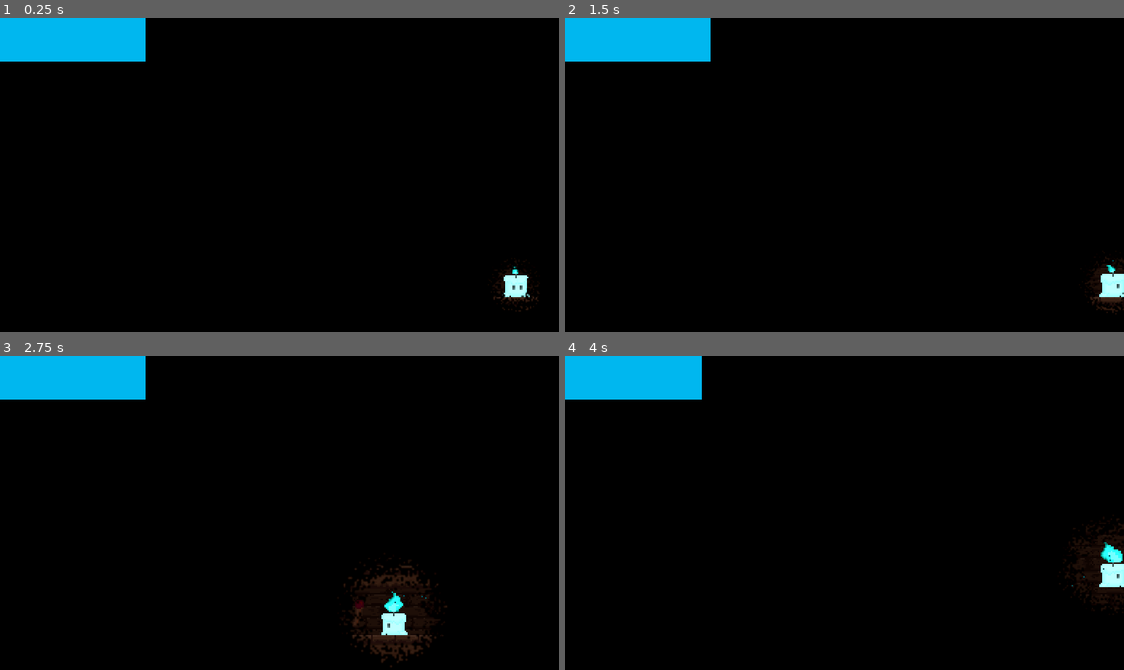
Above: before the commit, frames 1-4 (two rows, left to right).
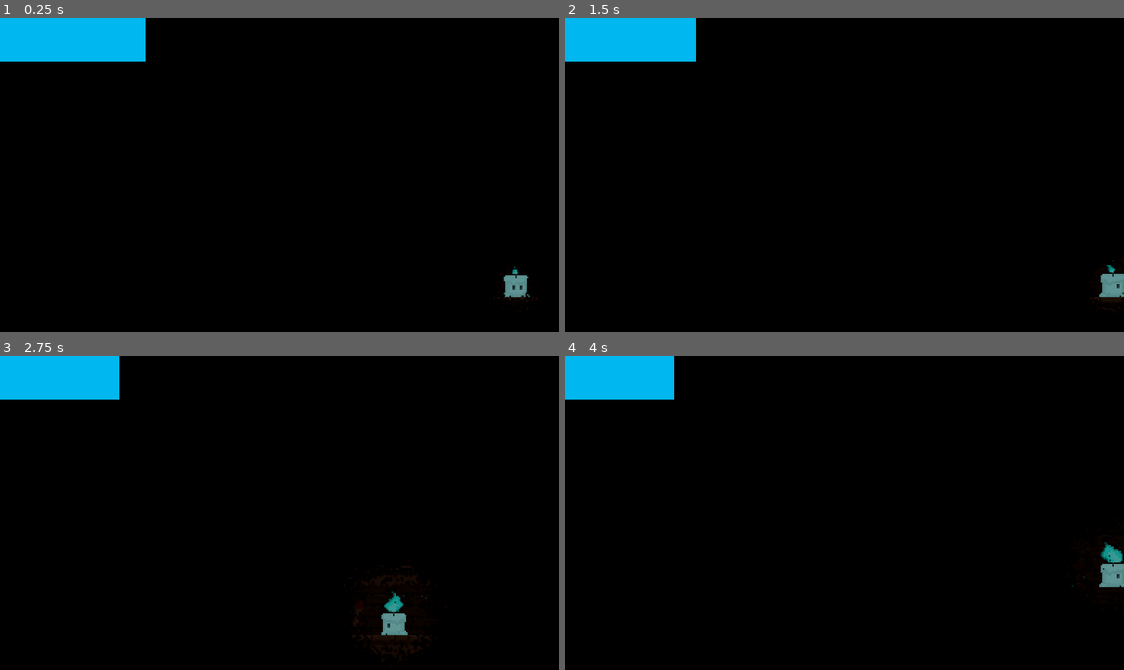
Above: after the commit, the same moments.

Repository: UlricBon/Unseen-Forces
Game: Godot game, scene res://Scene/game.tscn
Two runs of this game, one before a commit and one after it. Both use one fixed random seed, a clock stepped at 60 frames per second and the inputs below.
Inputs:
- Up to frame 1 (0.25 s): no input
- Up to frame 2 (1.5 s): hold Space (Interact) 0.53-1.28 s; hold D (Right) from 0.53 s (still down); tap W (Jump) at 0.77 s; tap Space (Interact) at 1.35 s
- Up to frame 3 (2.75 s): tap W (Jump) at 1.52 s; release D (Right) at 2.03 s; hold A (Left) from 2.03 s (still down); hold Space (Interact) from 2.03 s (still down)
- Up to frame 4 (4 s): release A (Left) at 2.78 s; release Space (Interact) at 2.78 s; hold D (Right) from 2.78 s (still down); tap Space (Interact) at 2.85 s; tap W (Jump) at 3.02, 3.77 s; hold Space (Interact) from 3.53 s (still down)

The runs differ from the first frame. In frame 1, 0.3% of the frame differs, in the area x 88-97%, y 79-93%; in frame 2, 0.8%; in frame 3, 1.6%, in the area x 21-80%, y 0-99%; in frame 4, 1.2%.
Error after the commit: Invalid access to property or key 'time_left' on a base object of type 'null instance'. (res://Scripts/player.gd:127)

Commit message:
q

Diff:
--- a/Scene/game.tscn
+++ b/Scene/game.tscn
@@ -1590,8 +1590,9 @@
 [node name="Spike" parent="." instance=ExtResource("9_sw435")]
 position = Vector2(-58, -126)
 
-[node name="FuelBar" type="CanvasLayer" parent="."]
+[node name="FuelBar" type="CanvasLayer" parent="." node_paths=PackedStringArray("player")]
 script = ExtResource("10_v55l1")
+player = NodePath("../Player")
 
 [node name="TextureProgressBar" type="TextureProgressBar" parent="FuelBar"]
 offset_right = 40.0
--- a/Scene/light/Light.tscn
+++ b/Scene/light/Light.tscn
@@ -4,7 +4,7 @@
 [ext_resource type="Script" path="res://Scene/light/Light.gd" id="2_h8eeb"]
 
 [node name="Light" type="PointLight2D"]
-energy = 0.4
+energy = 0.2
 blend_mode = 2
 texture = ExtResource("1_4ibxw")
 texture_scale = 0.2
--- a/Scene/player.tscn
+++ b/Scene/player.tscn
@@ -1,10 +1,9 @@
-[gd_scene load_steps=46 format=3 uid="uid://cnrcsph655rdh"]
+[gd_scene load_steps=45 format=3 uid="uid://cnrcsph655rdh"]
 
 [ext_resource type="Script" path="res://Scripts/player.gd" id="1_gw1od"]
 [ext_resource type="Texture2D" uid="uid://1lpg5e5fuq11" path="res://assets/sprites/tallow_ss.png" id="2_g1o0y"]
 [ext_resource type="PackedScene" uid="uid://cgbq2lkg4x8s7" path="res://Scene/light/Light.tscn" id="3_y8ec2"]
 [ext_resource type="Texture2D" uid="uid://cc82xvbdmgnco" path="res://assets/sprites/tallow_dead.png" id="4_m8m8g"]
-[ext_resource type="AudioStream" uid="uid://bib7qugxfd077" path="res://assets/sfx/wood_footstep.wav" id="5_236yo"]
 
 [sub_resource type="AtlasTexture" id="AtlasTexture_a64uq"]
 atlas = ExtResource("2_g1o0y")
@@ -377,14 +376,6 @@
 angular_velocity_max = 10.0
 angular_velocity_curve = SubResource("Curve_8mqkm")
 
-[node name="FootstepSFX" type="AudioStreamPlayer2D" parent="."]
-stream = ExtResource("5_236yo")
-volume_db = 0.51
-pitch_scale = 1.08
-
-[node name="FootstepAudioTimer" type="Timer" parent="."]
-wait_time = 0.2
-one_shot = true
 [node name="SlowTimer" type="Timer" parent="."]
 wait_time = 3.0
 one_shot = true
--- a/Scripts/FuelBar.gd
+++ b/Scripts/FuelBar.gd
@@ -4,6 +4,7 @@
 @onready var pbar = $TextureProgressBar
 var score
 var burning = false
+@export var player : CharacterBody2D
 # Called when the node enters the scene tree for the first time.
 func _ready():
 	#score = get_parent().get_node("GameManager").score
@@ -14,11 +15,16 @@
 func _process(delta):
 	if burning:
 		pbar.value -= 1
+		if pbar.value <= 0:
+			burning = false
+			player.burning = false
 	pass
 
 func _input(event):
 	score = get_parent().get_node("GameManager").score
-	if event.is_action_pressed("Interact") and event.is_pressed() and score:
+	if event.is_action_pressed("Interact") and event.is_pressed() and score and pbar.value > 0:
 		burning = true
+		player.burning = true
 	elif event.is_action_released("Interact"):
 		burning = false
+		player.burning = false
--- a/Scripts/GameManager.gd
+++ b/Scripts/GameManager.gd
@@ -1,6 +1,6 @@
 extends Node
 
-var score = 0
+var score = 1
 
 func add_point():
 	score += 1
--- a/Scripts/player.gd
+++ b/Scripts/player.gd
@@ -22,6 +22,8 @@
 
 var interact_object
 
+var burning = false
+
 func _physics_process(delta):
 	# Add the gravity.
 	if not is_on_floor():
@@ -29,6 +31,9 @@
 
 	if playerSlow:
 		SPEED = 50
+
+	if burning:
+		print("plyaer is bunring")
 
 	# Handle jump.
 	if Input.is_action_just_pressed("Jump") and is_on_floor():
@@ -82,11 +87,12 @@
 	move_and_slide()
 
 func _input( event ):
-	if event.is_action_pressed("Interact") and event.is_pressed():
+
+	if event.is_action_pressed("Interact") and event.is_pressed() and burning:
 		lightBool = true
 		cpu_particles_2d_3.emitting = true
 		SPEED = 150
-	elif event.is_action_released("Interact"):
+	elif event.is_action_released("Interact") || !burning:
 		lightBool = false
 		cpu_particles_2d_3.emitting = false
 		SPEED = 100
Not shown: 1 places in Scene/game.tscn that only renumber resources
